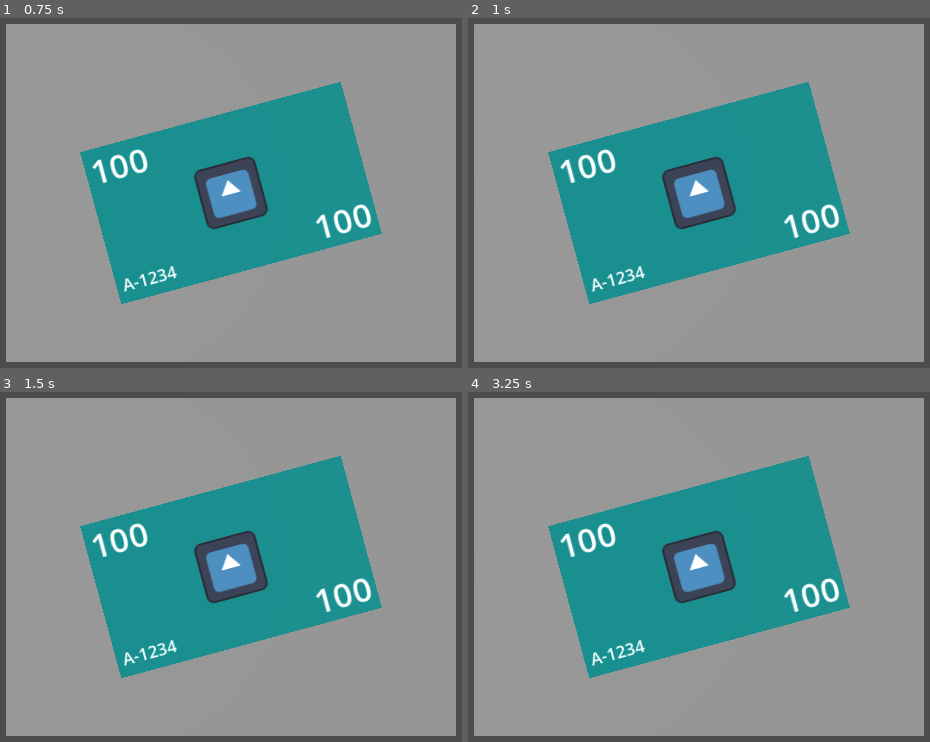
Above: before the commit, frames 1-4 (two rows, left to right).
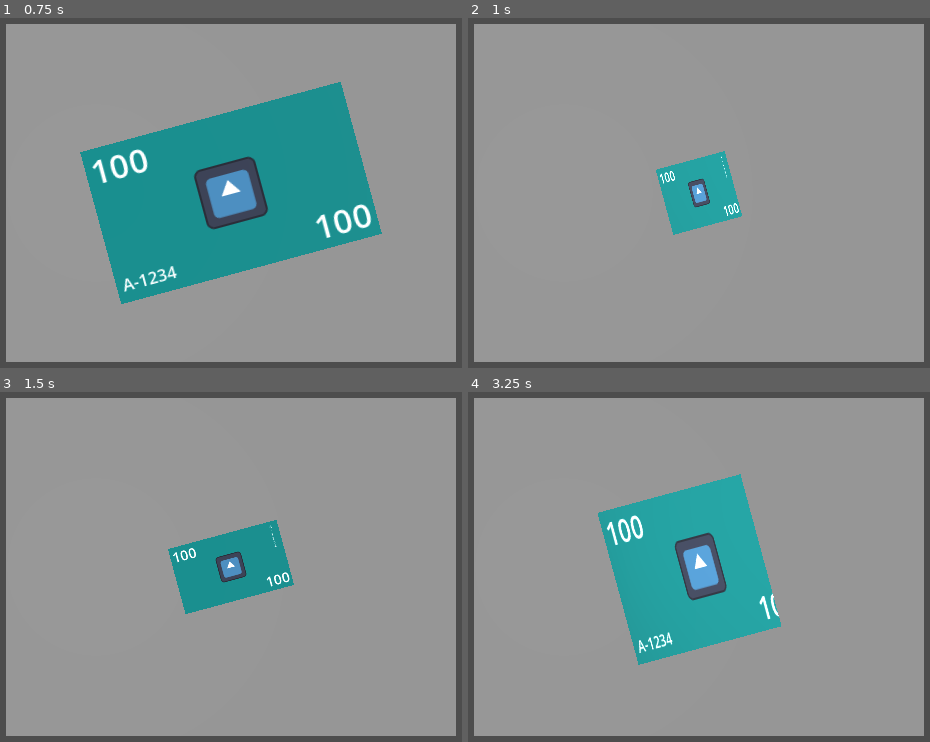
Above: after the commit, the same moments.

Repository: KaitoGameDev/brackeys-gj-2026-2
Game: Godot game, scene res://source/main.tscn
Same seed, same stepped clock (60 frames per second), same inputs: the game is played once before the commit and once after it. The engine's default icon, where the game draws it, is replaced by a stand-in: a white triangle on a blue panel in a dark square.
Inputs (mouse positions are in pixels of both pictures, inside the frame that each line leads up to):
- Up to frame 1 (0.75 s): move the mouse to (272, 172) at 0.52 s; click (272, 172) at 0.67 s
- Up to frame 2 (1 s): no input
- Up to frame 3 (1.5 s): move the mouse to (outside the picture) at 1.27 s; click (outside the picture) at 1.42 s
- Up to frame 4 (3.25 s): move the mouse to (643, 469) at 2.02 s; click (643, 469) at 2.17 s; move the mouse to (523, 658) at 2.77 s; click (523, 658) at 2.92 s

Frame 1 is identical in both runs. In frame 2, 26% of the frame differs, in the area x 17-83%, y 18-82%; in frame 3, 24%; in frame 4, 14%.

Commit message:
feat: add tap interaction to turn around the money

Diff:
--- a/source/money_swipe/money_swipe_controller.gd
+++ b/source/money_swipe/money_swipe_controller.gd
@@ -20,8 +20,15 @@
 ## Horizontal drift may be at most this fraction of vertical travel.
 @export var swipe_max_horizontal_ratio: float = 0.85
 
+@export_group("Flip")
+@export var flip_duration: float = 0.4
+@export var flip_jump_height: float = 0.3
+@export var flip_trans: Tween.TransitionType = Tween.TRANS_QUAD
+@export var flip_ease: Tween.EaseType = Tween.EASE_IN_OUT
+
 var current_money: Node3D
 var _is_sliding: bool = false
+var _is_flipping: bool = false
 
 # -1 = none, -2 = mouse, >= 0 = touch index
 var _active_pointer: int = -1
@@ -96,10 +103,14 @@
 
 
 func _resolve_swipe(screen_end: Vector2) -> void:
-	if current_money == null or _is_sliding:
+	if current_money == null or _is_sliding or _is_flipping:
 		return
 
 	var delta := screen_end - _swipe_start
+	if delta.length() < swipe_min_distance:
+		_flip_current_money()
+		return
+
 	var vertical := delta.y
 	var abs_vertical := absf(vertical)
 	if abs_vertical < swipe_min_distance:
@@ -113,6 +124,34 @@
 	else:
 		# Top -> bottom: take to player, then destroy + respawn.
 		_slide_to(player_position, _destroy_current_and_respawn)
+
+
+func _flip_current_money() -> void:
+	if current_money == null or _is_sliding or _is_flipping:
+		return
+
+	_is_flipping = true
+	var money := current_money
+	var base_y := money.global_position.y
+	var target_z := money.rotation.z + PI
+
+	var tween := create_tween()
+	tween.set_parallel(true)
+	tween.set_trans(flip_trans)
+	tween.set_ease(flip_ease)
+	tween.tween_property(money, "rotation:z", target_z, flip_duration)
+	tween.tween_method(
+		func(t: float) -> void:
+			if not is_instance_valid(money):
+				return
+			money.global_position.y = base_y + flip_jump_height * sin(t * PI),
+		0.0,
+		1.0,
+		flip_duration
+	)
+	tween.finished.connect(func () -> void:
+		_is_flipping = false
+	, CONNECT_ONE_SHOT)
 
 
 func _slide_to(target: Node3D, on_finished: Callable = Callable()) -> void:
